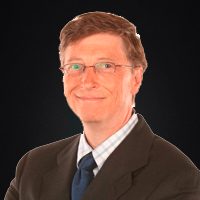
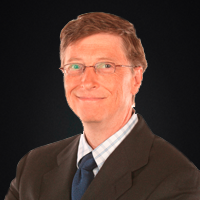
Layer changes from the first 200px x 200px image to the second:
painted on "Background" over [4, 11, 200, 200]
